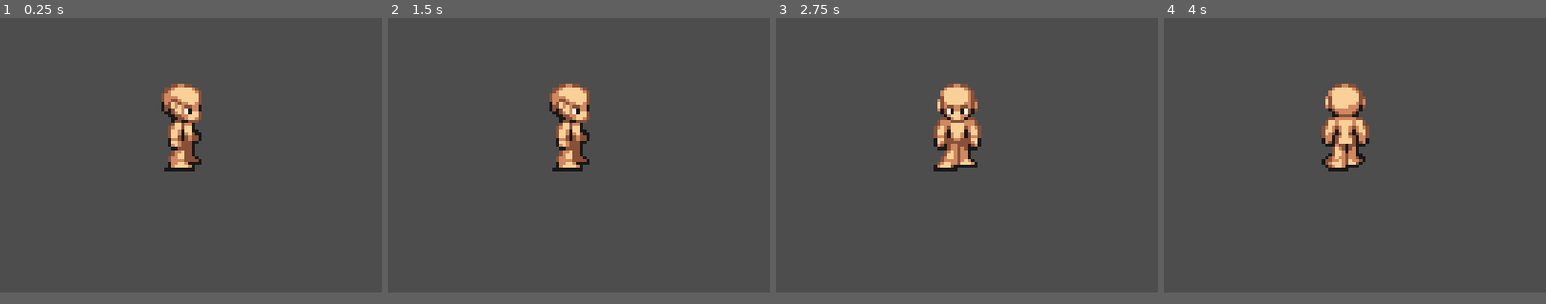
Above: before the commit, frames 1-4 (left to right).
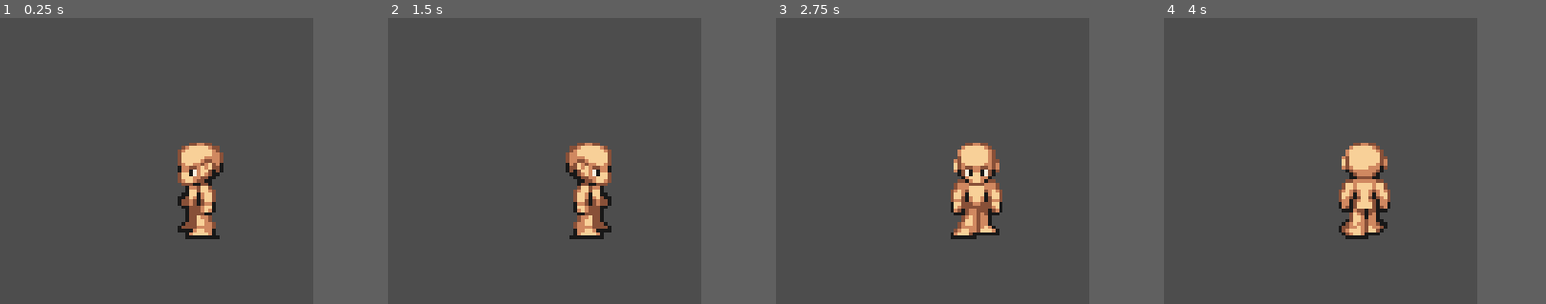
Above: after the commit, the same moments.

Repository: fiubakka/fiubakka-game
Game: Godot game, scene res://main.tscn
Two runs of this game, one before a commit and one after it. Both use one fixed random seed, a clock stepped at 60 frames per second and the inputs below.
Inputs:
- Up to frame 1 (0.25 s): no input
- Up to frame 2 (1.5 s): tap Enter at 0.5 s; hold Right (move_right) 0.53-1.28 s; hold S (move_down) from 1.28 s (still down)
- Up to frame 3 (2.75 s): tap Space at 2 s; release S (move_down) at 2.03 s; hold Right (move_right) from 2.03 s (still down)
- Up to frame 4 (4 s): tap Enter at 2.75 s; release Right (move_right) at 2.78 s; hold W (move_up) 2.78-3.53 s; tap Space at 3.5 s; hold A (move_left) from 3.53 s (still down)
The pictures show only the part of the screen within x 34-84%, y 20-70%; the shares and areas given below are measured in that part.
The window is 800x406 before the commit and 600x600 after it. Grey fills any space a smaller window leaves; there, only what the larger window draws over its background counts as a difference.

The runs differ from the first frame. In frame 1, 5.2% of the frame differs, in the area x 42-59%, y 23-78%; in frame 2, 5.2%; in frame 3, 6.2%, in the area x 41-60%, y 23-78%; in frame 4, 6.1%.

Commit message:
Fix player sprite offset

Diff:
--- a/other_player.tscn
+++ b/other_player.tscn
@@ -1,13 +1,17 @@
-[gd_scene load_steps=5 format=3 uid="uid://d11b7734y2pbu"]
+[gd_scene load_steps=6 format=3 uid="uid://d11b7734y2pbu"]
 
 [ext_resource type="Script" path="res://other_player.gd" id="1_bnkx2"]
-[ext_resource type="Texture2D" uid="uid://0u0t1l747fae" path="res://art/enemyWalking_1.png" id="2_he8iw"]
+[ext_resource type="Texture2D" uid="uid://b73nn4usjai1f" path="res://art/player/char_a_p1_0bas_humn_v01.png" id="2_g0vfd"]
+
+[sub_resource type="AtlasTexture" id="AtlasTexture_2a31k"]
+atlas = ExtResource("2_g0vfd")
+region = Rect2(0, 0, 64, 64)
 
 [sub_resource type="SpriteFrames" id="SpriteFrames_ruyji"]
 animations = [{
 "frames": [{
 "duration": 1.0,
-"texture": ExtResource("2_he8iw")
+"texture": SubResource("AtlasTexture_2a31k")
 }],
 "loop": true,
 "name": &"default",
@@ -20,9 +24,12 @@
 
 [node name="OtherPlayer" type="Area2D"]
 script = ExtResource("1_bnkx2")
+metadata/_edit_group_ = true
 
 [node name="AnimatedSprite2D" type="AnimatedSprite2D" parent="."]
+texture_filter = 1
 position = Vector2(-1, 0)
+scale = Vector2(3.917, 3.917)
 sprite_frames = SubResource("SpriteFrames_ruyji")
 
 [node name="CollisionShape2D" type="CollisionShape2D" parent="."]
--- a/player.tscn
+++ b/player.tscn
@@ -123,7 +123,7 @@
 }],
 "loop": true,
 "name": &"idle_back",
-"speed": 1.0
+"speed": 10.0
 }, {
 "frames": [{
 "duration": 1.0,
@@ -248,16 +248,14 @@
 
 [node name="Player" type="Area2D"]
 z_index = 1000
-position = Vector2(262, 204)
 script = ExtResource("1_yoyrb")
+metadata/_edit_group_ = true
 
 [node name="AnimatedSprite2D" type="AnimatedSprite2D" parent="."]
 texture_filter = 1
-position = Vector2(29, -41)
-scale = Vector2(3.91709, 3.48482)
+scale = Vector2(3.917, 3.485)
 sprite_frames = SubResource("SpriteFrames_55rxs")
-animation = &"idle_right"
+animation = &"idle_left"
 
 [node name="CollisionShape2D" type="CollisionShape2D" parent="."]
-position = Vector2(28, -48)
 shape = SubResource("CapsuleShape2D_0hbs8")
--- a/project.godot
+++ b/project.godot
@@ -12,13 +12,13 @@
 
 config/name="Trabajo-profesional-akka-client"
 run/main_scene="res://main.tscn"
-config/features=PackedStringArray("4.2", "Forward Plus")
+config/features=PackedStringArray("4.1", "Forward Plus")
 config/icon="res://icon.svg"
 
 [display]
 
-window/size/viewport_width=885
-window/size/viewport_height=450
+window/size/viewport_width=600
+window/size/viewport_height=600
 window/stretch/mode="canvas_items"
 
 [editor_plugins]
--- a/tcp_peer.gd
+++ b/tcp_peer.gd
@@ -86,7 +86,7 @@
 
 func init_pos(position, screen_size):
 	var player_init = PBPlayerInit.PBPlayerInit.new()
-	player_init.set_username("Geralt")
+	player_init.set_username("Flu")
 	var player_init_bytes = player_init.to_bytes()
 
 	send_protocol_buffer(player_init_bytes, PBClientMetadata.PBClientMessageType.PBPlayerInit)
